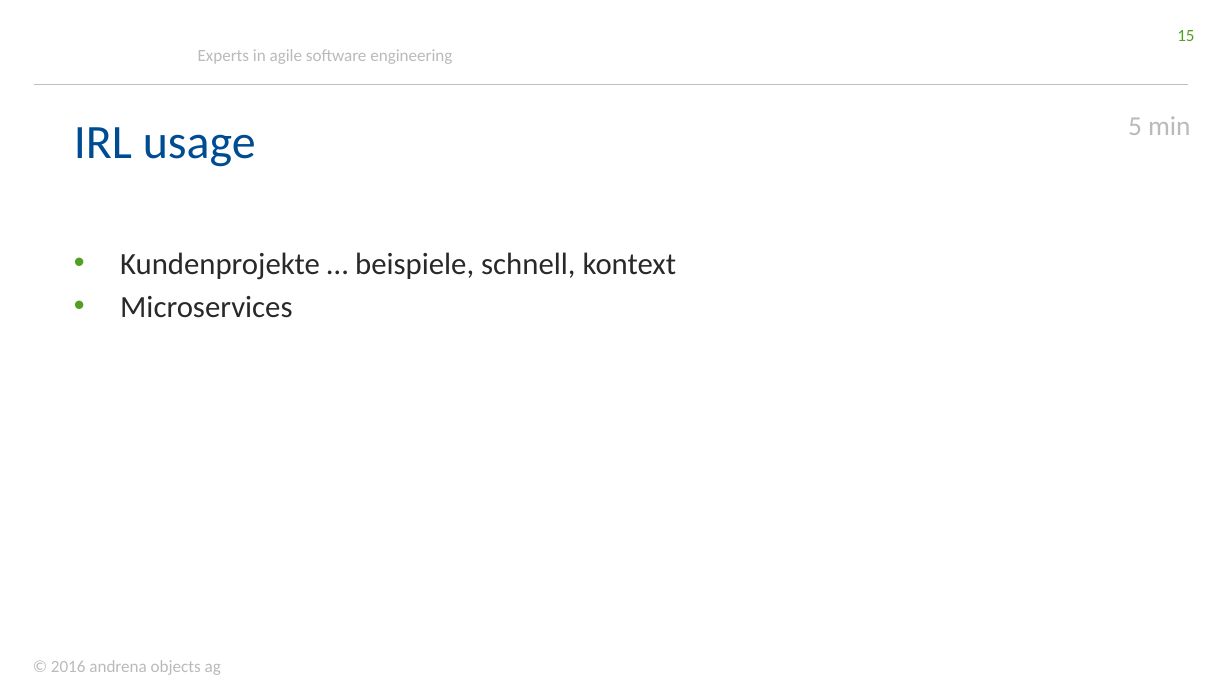
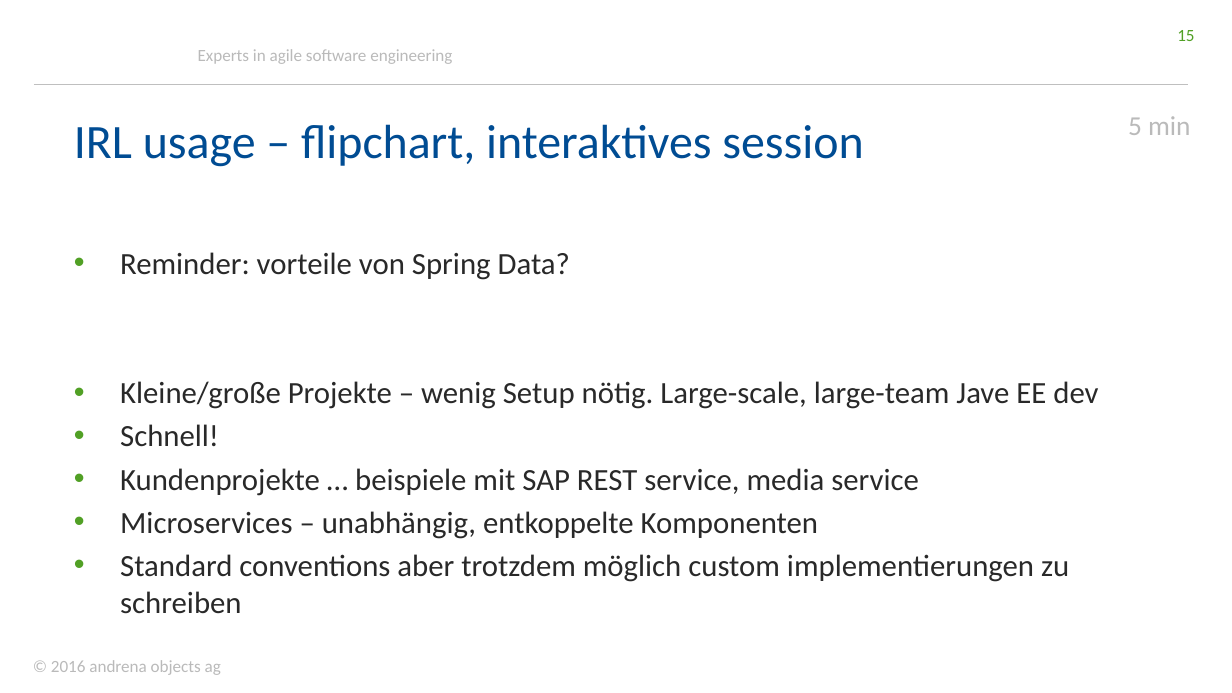
Before and after one commit to stklqt/oop-springboot-springdata-server, a slide deck: slide 15 of springBootDataWorkshop.pptx. Drawn at 1232x693 pixels with LibreOffice and Linux fonts; fonts in the diff are those of the drawing; background and template pictures are left out. Boxes give left, top, right and bottom in pixels: in the first picture for what was removed or moved away, otherwise in the second. Text is boxed around its words. In the diff, an @@ line names an element or a change of style, - is before the commit and + after.

Commit message:
folien, updated

```diff
--- a/springBootDataWorkshop.pptx
+++ b/springBootDataWorkshop.pptx
@@ title at (74, 124, 863, 167): text changed @@
-IRL usage
+IRL usage – flipchart, interaktives session
@@ text at (120, 252, 1098, 614): text changed @@
-• Kundenprojekte … beispiele, schnell, kontext
-• Microservices
+• Reminder: vorteile von Spring Data?
+• Kleine/große Projekte – wenig Setup nötig. Large-scale, large-team Jave EE dev
+• Schnell!
+• Kundenprojekte … beispiele mit SAP REST service, media service
+• Microservices – unabhängig, entkoppelte Komponenten
+• Standard conventions aber trotzdem möglich custom implementierungen zu schreiben
```
Also in this commit, not shown: 1 other slide changed, 1 slide added.
